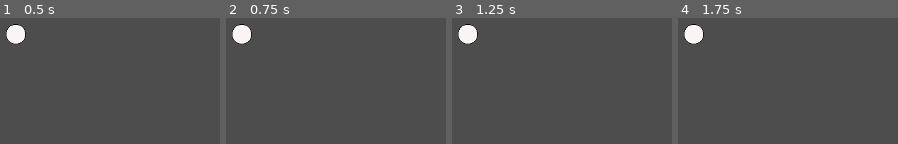
Above: before the commit, frames 1-4 (left to right).
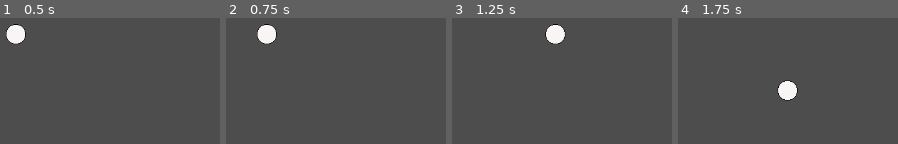
Above: after the commit, the same moments.

Repository: cledson-leite/snake-arena-survivor
Game: Godot game, scene res://scenes/Main.tscn
The game is run twice, just before and just after one commit, with the same random seed, the same clock (stepped at 60 frames per second) and the same inputs.
Inputs:
- Up to frame 1 (0.5 s): no input
- Up to frame 2 (0.75 s): tap Enter at 0.5 s; hold D (right, bound only after the commit) from 0.53 s (still down)
- Up to frame 3 (1.25 s): keep holding D (right, bound only after the commit)
- Up to frame 4 (1.75 s): release D (right, bound only after the commit) at 1.28 s; hold S (down, bound only after the commit) from 1.28 s (still down)

Frame 1 is identical in both runs. In frame 2, 2.3% of the frame differs, in the area x 2-24%, y 4-21%; in frame 3, 2.3%; in frame 4, 2.3%, in the area x 2-55%, y 4-66%.

Commit message:
criar movimentação da cabeça

Diff:
--- a/intites/player/PlayerSnake.tscn
+++ b/intites/player/PlayerSnake.tscn
@@ -1,11 +1,13 @@
-[gd_scene load_steps=3 format=3 uid="uid://bgw0pk0juhsk2"]
+[gd_scene load_steps=4 format=3 uid="uid://bgw0pk0juhsk2"]
 
 [ext_resource type="Texture2D" uid="uid://bj6h7v6kenq2l" path="res://intites/player/sprites/cabeca.png" id="1_ar7r7"]
+[ext_resource type="Script" uid="uid://by082xu763wfy" path="res://intites/player/scripts/PlayerSnake.gd" id="2_lj6xe"]
 
 [sub_resource type="CircleShape2D" id="CircleShape2D_lj6xe"]
 radius = 16.124516
 
 [node name="CharacterBody2D" type="CharacterBody2D"]
+script = ExtResource("2_lj6xe")
 
 [node name="Sprite2D" type="Sprite2D" parent="."]
 texture = ExtResource("1_ar7r7")
--- /dev/null
+++ b/intites/player/scripts/PlayerSnake.gd
@@ -0,0 +1,10 @@
+extends CharacterBody2D
+@export var speed: float = 200.0
+
+func _physics_process(delta: float) -> void:
+	var direction := Input.get_vector(
+		"left", "right", "up", "down"
+	)
+	velocity = direction * speed
+
+	move_and_slide()
--- a/project.godot
+++ b/project.godot
@@ -20,6 +20,33 @@
 window/size/viewport_width=1280
 window/size/viewport_height=720
 
+[input]
+
+left={
+"deadzone": 0.2,
+"events": [Object(InputEventKey,"resource_local_to_scene":false,"resource_name":"","device":-1,"window_id":0,"alt_pressed":false,"shift_pressed":false,"ctrl_pressed":false,"meta_pressed":false,"pressed":false,"keycode":0,"physical_keycode":65,"key_label":0,"unicode":97,"location":0,"echo":false,"script":null)
+, Object(InputEventKey,"resource_local_to_scene":false,"resource_name":"","device":-1,"window_id":0,"alt_pressed":false,"shift_pressed":false,"ctrl_pressed":false,"meta_pressed":false,"pressed":false,"keycode":0,"physical_keycode":4194319,"key_label":0,"unicode":0,"location":0,"echo":false,"script":null)
+]
+}
+right={
+"deadzone": 0.2,
+"events": [Object(InputEventKey,"resource_local_to_scene":false,"resource_name":"","device":-1,"window_id":0,"alt_pressed":false,"shift_pressed":false,"ctrl_pressed":false,"meta_pressed":false,"pressed":false,"keycode":0,"physical_keycode":68,"key_label":0,"unicode":100,"location":0,"echo":false,"script":null)
+, Object(InputEventKey,"resource_local_to_scene":false,"resource_name":"","device":-1,"window_id":0,"alt_pressed":false,"shift_pressed":false,"ctrl_pressed":false,"meta_pressed":false,"pressed":false,"keycode":0,"physical_keycode":4194321,"key_label":0,"unicode":0,"location":0,"echo":false,"script":null)
+]
+}
+up={
+"deadzone": 0.2,
+"events": [Object(InputEventKey,"resource_local_to_scene":false,"resource_name":"","device":-1,"window_id":0,"alt_pressed":false,"shift_pressed":false,"ctrl_pressed":false,"meta_pressed":false,"pressed":false,"keycode":0,"physical_keycode":87,"key_label":0,"unicode":119,"location":0,"echo":false,"script":null)
+, Object(InputEventKey,"resource_local_to_scene":false,"resource_name":"","device":-1,"window_id":0,"alt_pressed":false,"shift_pressed":false,"ctrl_pressed":false,"meta_pressed":false,"pressed":false,"keycode":0,"physical_keycode":4194320,"key_label":0,"unicode":0,"location":0,"echo":false,"script":null)
+]
+}
+down={
+"deadzone": 0.2,
+"events": [Object(InputEventKey,"resource_local_to_scene":false,"resource_name":"","device":-1,"window_id":0,"alt_pressed":false,"shift_pressed":false,"ctrl_pressed":false,"meta_pressed":false,"pressed":false,"keycode":0,"physical_keycode":83,"key_label":0,"unicode":115,"location":0,"echo":false,"script":null)
+, Object(InputEventKey,"resource_local_to_scene":false,"resource_name":"","device":-1,"window_id":0,"alt_pressed":false,"shift_pressed":false,"ctrl_pressed":false,"meta_pressed":false,"pressed":false,"keycode":0,"physical_keycode":4194322,"key_label":0,"unicode":0,"location":0,"echo":false,"script":null)
+]
+}
+
 [rendering]
 
 textures/canvas_textures/default_texture_filter=0
Not shown, added: intites/player/scripts/PlayerSnake.gd.uid
